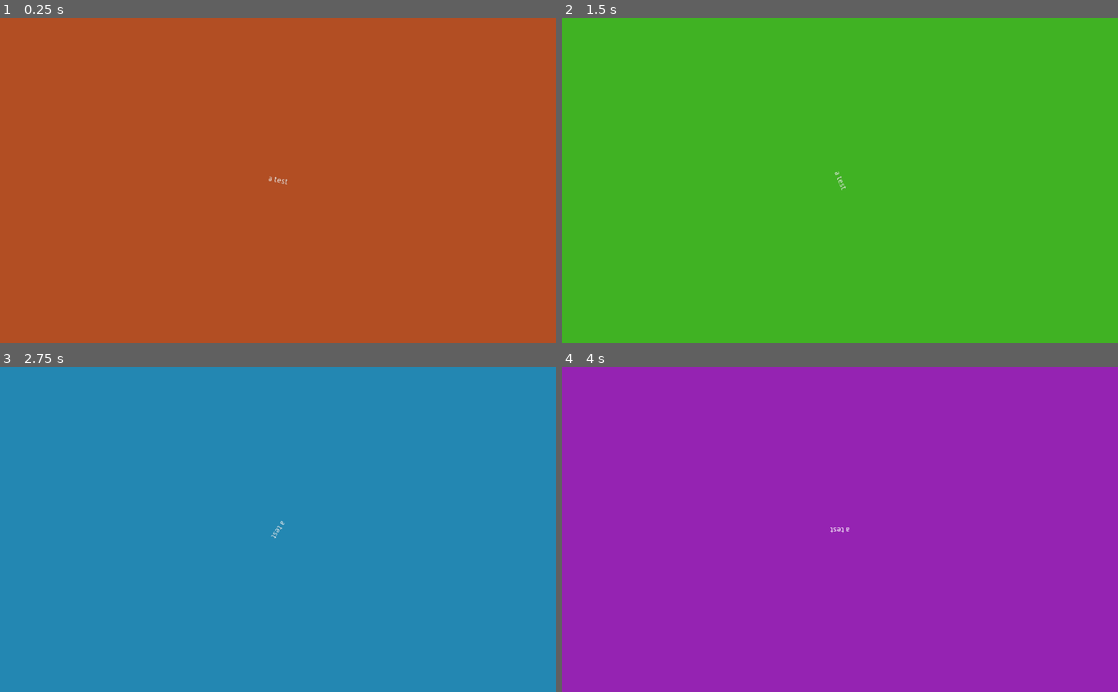
Above: before the commit, frames 1-4 (two rows, left to right).
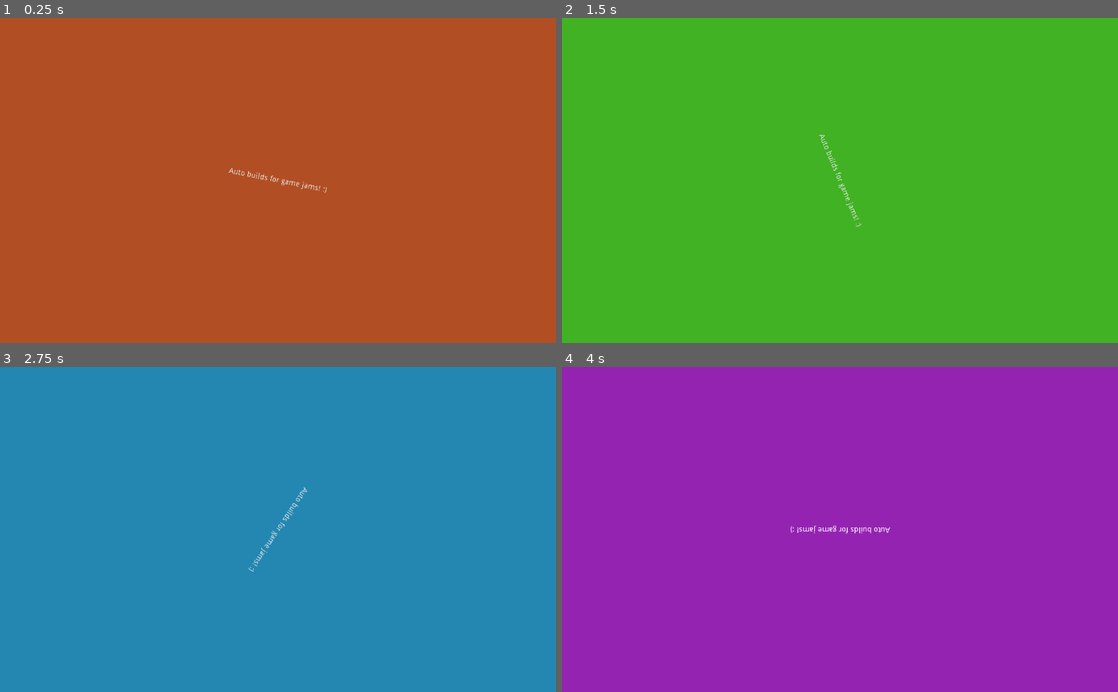
Above: after the commit, the same moments.

Repository: mrmav/kenney-jam-2024
Game: Godot game, scene res://Control.tscn
Two runs of this game, one before a commit and one after it. Both use one fixed random seed, a clock stepped at 60 frames per second and the inputs below.
Inputs:
- Up to frame 1 (0.25 s): no input
- Up to frame 2 (1.5 s): no input
- Up to frame 3 (2.75 s): no input
- Up to frame 4 (4 s): no input

The runs differ from the first frame. In frame 1, 0.2% of the frame differs, in the area x 41-59%, y 46-54%; in frame 2, 0.2%, in the area x 46-54%, y 35-65%; in frame 3, 0.2%; in frame 4, 0.2%.

Commit message:
Updating build and deploy action to use firebelley;

Diff:
--- a/Control.tscn
+++ b/Control.tscn
@@ -14,9 +14,9 @@
 anchor_bottom = 1.0
 
 [node name="Label" type="Label" parent="Control"]
-margin_left = 494.0
+margin_left = 420.0
 margin_top = 293.0
-margin_right = 530.0
+margin_right = 604.0
 margin_bottom = 307.0
-text = "a test"
+text = "Auto builds for game jams! :)"
 script = ExtResource( 1 )
--- a/project.godot
+++ b/project.godot
@@ -10,4 +10,5 @@
 
 [application]
 
+config/name="kenney-jam-2024"
 run/main_scene="res://Control.tscn"
Not shown, changed: export_presets.cfg
Not shown, changed: .github/workflows/deploy.yml
